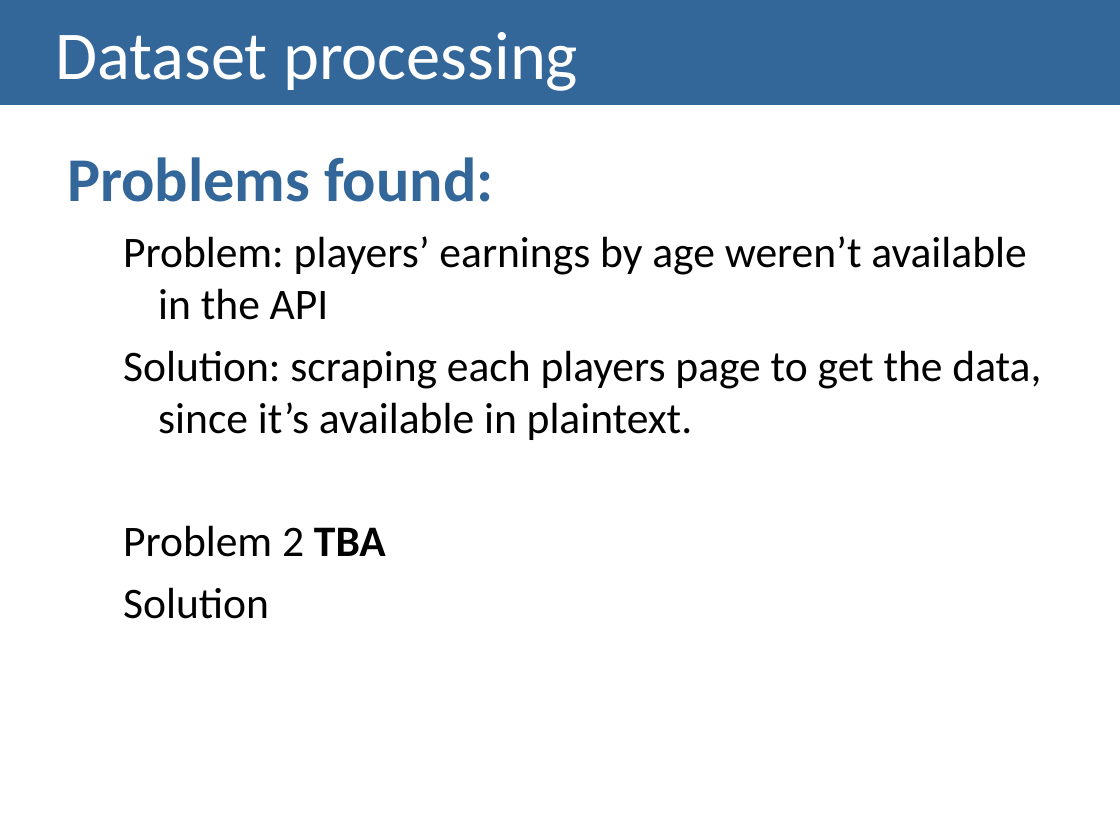
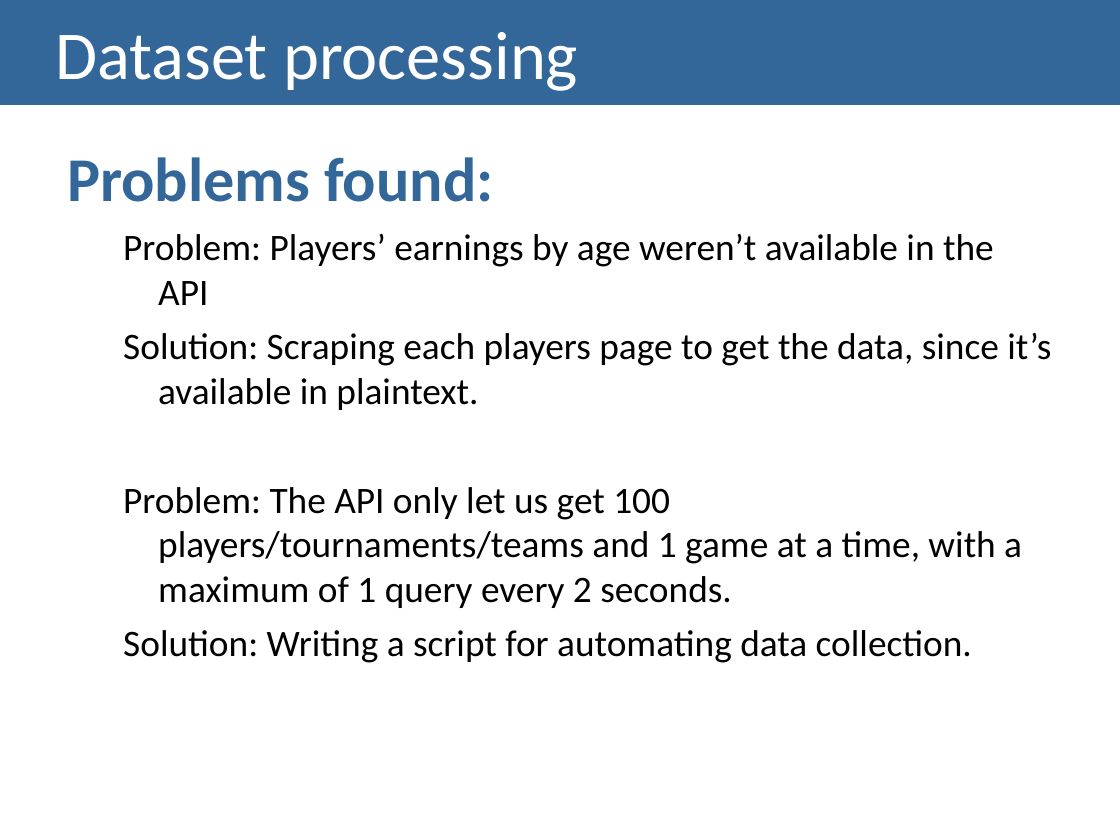
Before and after one commit to lucasrafael98/IV1819-esports, a slide deck: slide 15 of docs/Checkpoint II - Presentation.pptx (slide 14 before the commit). Drawn at 1120x840 pixels with LibreOffice and Linux fonts; fonts in the diff are those of the drawing. Boxes give left, top, right and bottom in pixels: in the first picture for what was removed or moved away, otherwise in the second. Text is boxed around its words. In the diff, an @@ line names an element or a change of style, - is before the commit and + after.

```diff
--- a/docs/Checkpoint II - Presentation.pptx
+++ b/docs/Checkpoint II - Presentation.pptx
@@ text at box(123, 234, 1051, 663): text changed; size 28 to 24 pt @@
-  Problem: players’ earnings by age weren’t available in the API
-  Solution: scraping each players page to get the data, since it’s available in plaintext.
-  Problem 2 TBA
-  Solution
+  Problem: Players’ earnings by age weren’t available in the API
+  Solution: Scraping each players page to get the data, since it’s available in plaintext.
+  Problem: The API only let us get 100 players/tournaments/teams and 1 game at a time, with a maximum of 1 query every 2 seconds.
+  Solution: Writing a script for automating data collection.
```
Also in this commit, not shown: 5 other slides changed, 1 slide added.
